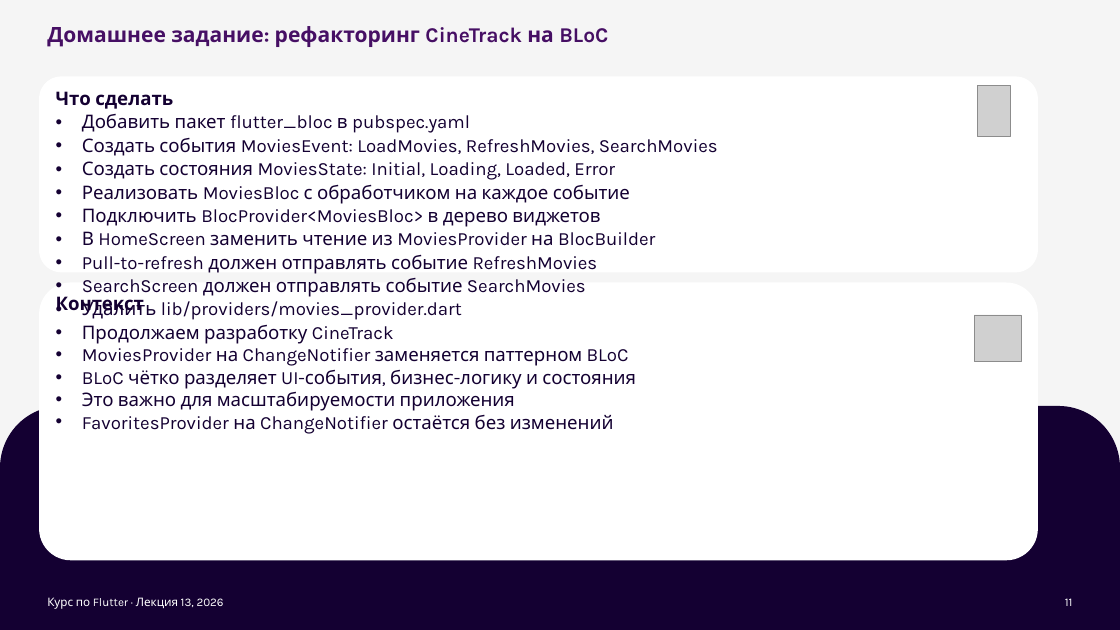
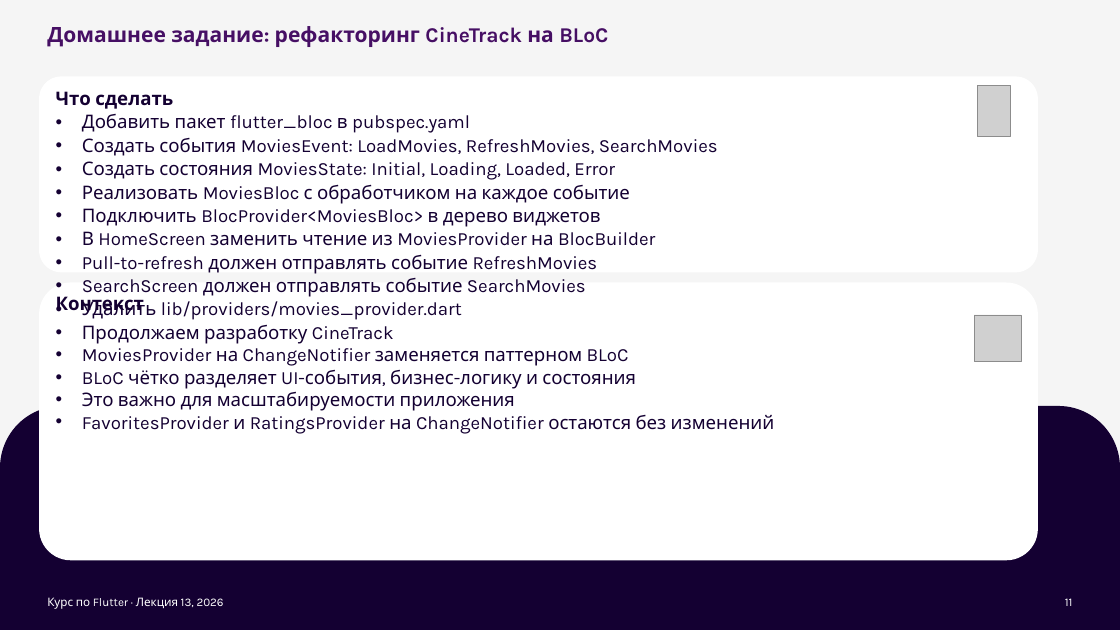
Before and after one commit to xander9112/university_flutter_course, a slide deck: slide 11 of Лекция 13 - BLoC/Лекция 13 - BLoC.pptx. Drawn at 1120x630 pixels with LibreOffice and Linux fonts; fonts in the diff are those of the drawing; grey boxes stand for pictures; background and template pictures are left out. Boxes give left, top, right and bottom in pixels: in the first picture for what was removed or moved away, otherwise in the second. Text is boxed around its words. In the diff, an @@ line names an element or a change of style, - is before the commit and + after.

```diff
--- a/Лекция 13 - BLoC/Лекция 13 - BLoC.pptx
+++ b/Лекция 13 - BLoC/Лекция 13 - BLoC.pptx
@@ text at (82, 415, 775, 434): text changed @@
-• FavoritesProvider на ChangeNotifier остаётся без изменений
+• FavoritesProvider и RatingsProvider на ChangeNotifier остаются без изменений
```
Also in this commit, not shown: 11 other files.
